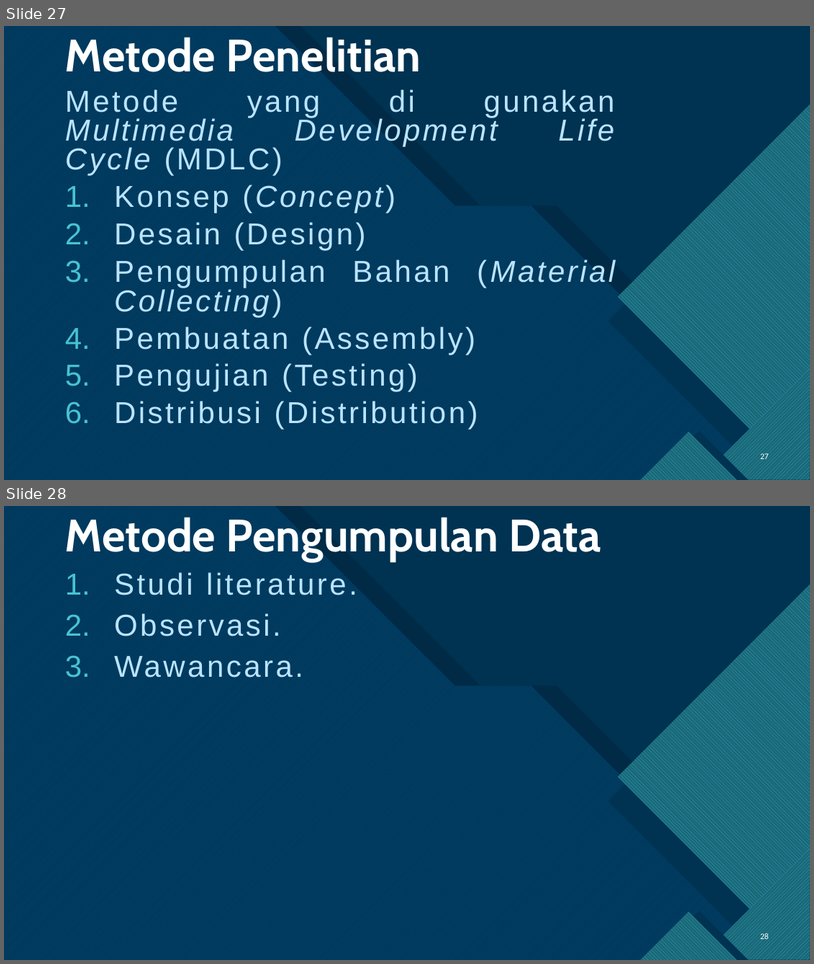
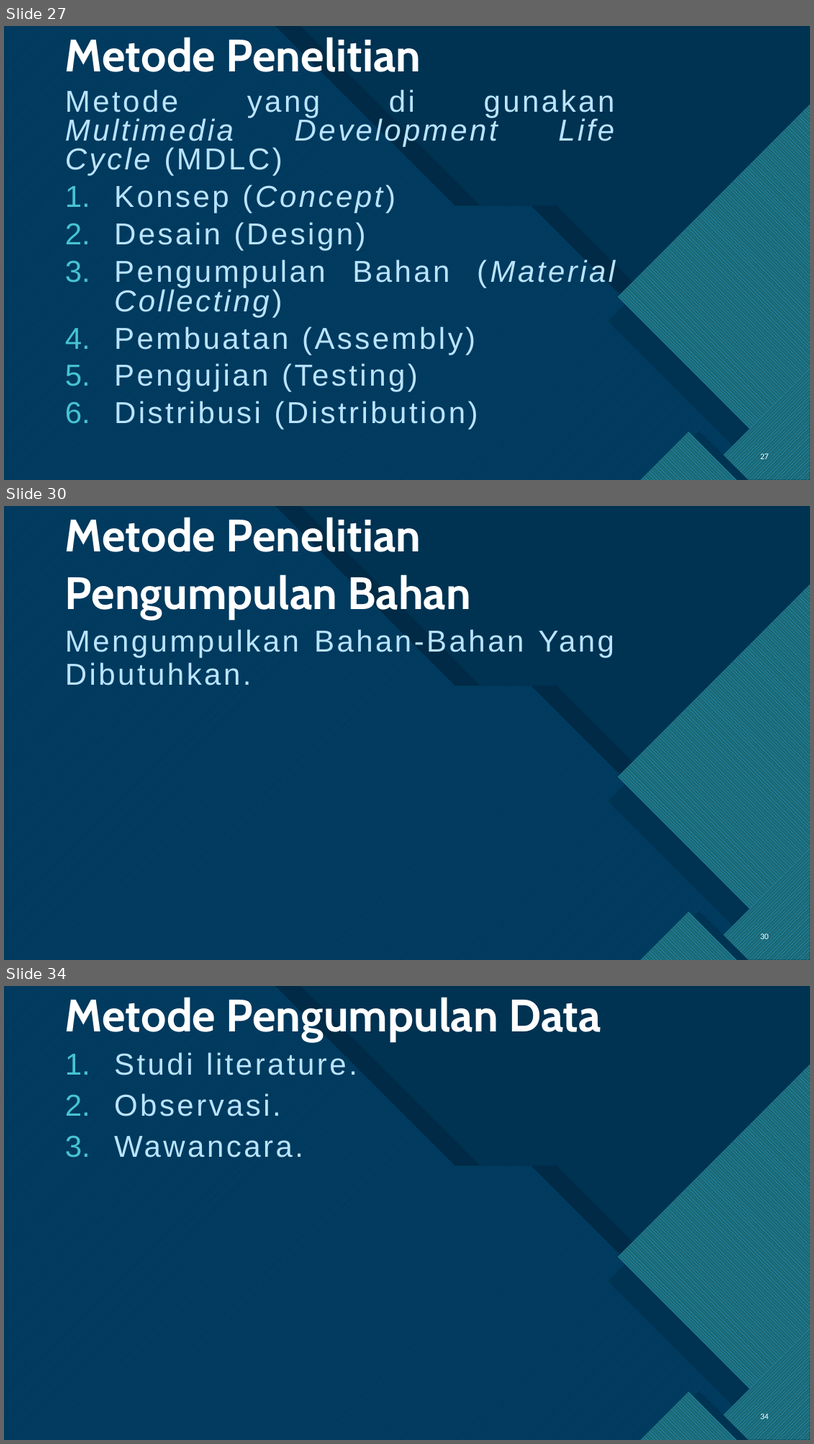
Before and after one commit to AggiaBintangRH/Skripsi, a slide deck: GAME SIMULASI KERJA PRAKTEK MAHASISWA FAKULTAS TEKNOLOGI INFORMASI.pptx. Shown one above the other, each under a label of ours: slides 27 and 28 before the commit, slides 27, 30 and 34 after it; the slides between them are not shown. The pictures are 814x964 and 814x1444 pixels, drawn with LibreOffice and Linux fonts; fonts in the diff are those of the drawing. Boxes give left, top, right and bottom in pixels: in the first picture for what was removed or moved away, otherwise in the second. Text is boxed around its words. In the diff, an @@ line names an element or a change of style, - is before the commit and + after.

```diff
--- a/GAME SIMULASI KERJA PRAKTEK MAHASISWA FAKULTAS TEKNOLOGI INFORMASI.pptx
+++ b/GAME SIMULASI KERJA PRAKTEK MAHASISWA FAKULTAS TEKNOLOGI INFORMASI.pptx
@@ slide 30 added at <box>4,506,810,960</box>, background #FFFFFF; not listed: 19 template elements that a slide beside it also shows @@
@@ title added at <box>65,517,422,552</box>, 54 pt, text #FFFFFF, bold @@
+Metode Penelitian
@@ text added at <box>65,574,471,620</box>, 54 pt, text #FFFFFF, bold @@
+Pengumpulan Bahan
@@ text added at <box>65,629,615,685</box>, 36 pt, text #BAE4FF @@
+Mengumpulkan Bahan-Bahan Yang Dibutuhkan.
@@ page number added at <box>761,933,769,941</box>, 10 pt, text #FFFFFF @@
+30
@@ what was slide 28 is now slide 34 @@
@@ page number at <box>761,1413,769,1421</box>: text changed @@
-28
+34
```
Also in this commit, not shown: 3 slides changed, 5 other slides added.
